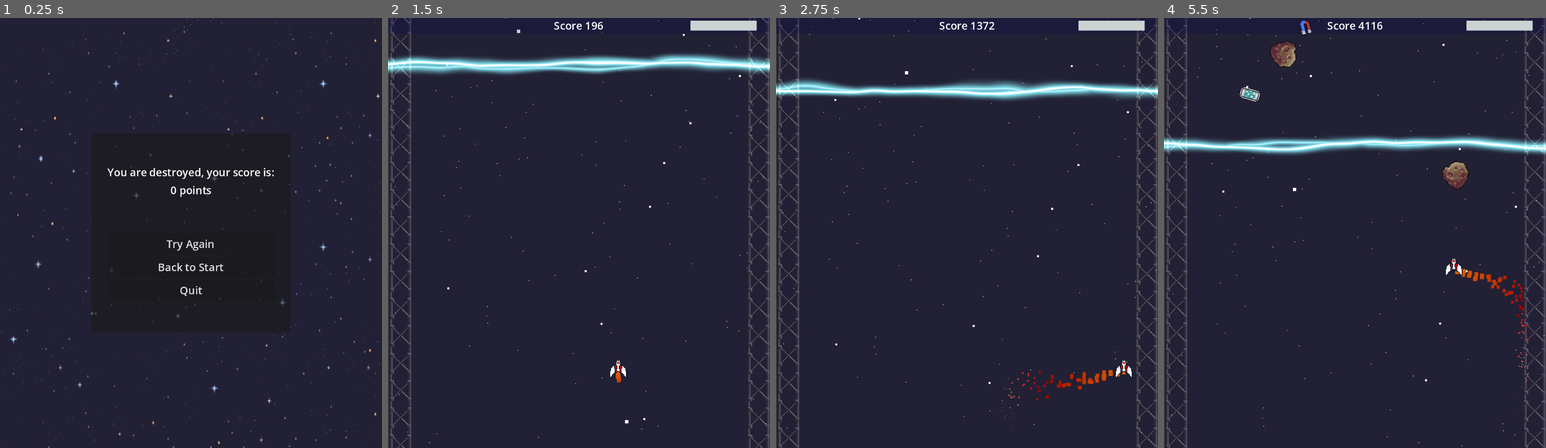
Above: before the commit, frames 1-4 (left to right).
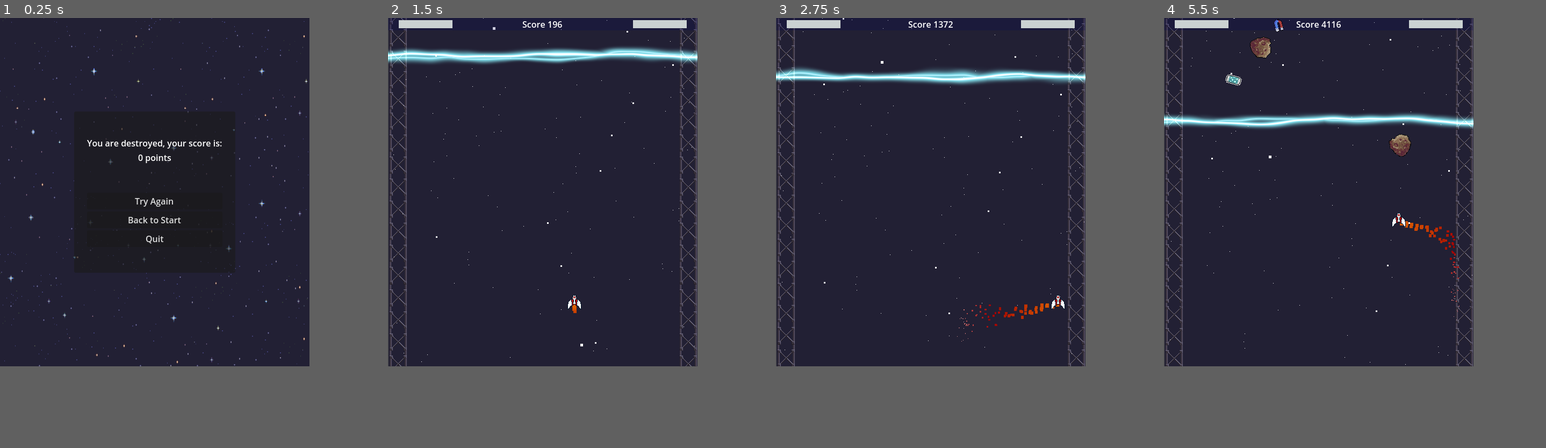
Above: after the commit, the same moments.

Repository: markusweiss/LudumDare54
Game: Godot game, scene res://Scenes/Death/death.tscn
Two runs of this game, one before a commit and one after it. Both use one fixed random seed, a clock stepped at 60 frames per second and the inputs below. This scene is started directly instead of the project's main scene. Sound files missing from this copy of the repository are replaced by a short silence.
Inputs:
- Up to frame 1 (0.25 s): no input
- Up to frame 2 (1.5 s): click "Back to Start" at 0.5 s; click "Start Game" at 1.25 s
- Up to frame 3 (2.75 s): hold Right (move_right) from 2.03 s (still down); hold Space (emp) from 2.03 s (still down)
- Up to frame 4 (5.5 s): release Right (move_right) at 2.78 s; release Space (emp) at 2.78 s; hold Down (move_down) 2.78-3.53 s; tap Space (emp) at 2.85, 4.35 s; hold Right (move_right) 3.53-4.28 s; hold Space (emp) 3.53-4.28 s; hold Up (move_up) 4.28-5.03 s; hold Left (move_left) from 5.03 s (still down); hold Space (emp) from 5.03 s (still down)
In our replay, the window is 711x800 before the commit and 576x648 after it. These sizes can differ from the game's own. Grey fills any space a smaller window leaves; there, only what the larger window draws over its background counts as a difference.

The runs differ from the first frame. In frame 1, 2.5% of the frame differs, in the area x 0-100%, y 0-100%; in frame 2, 10%; in frame 3, 11%; in frame 4, 12%.

Commit message:
do final stuff

Diff:
--- a/Scenes/Death/death.gd
+++ b/Scenes/Death/death.gd
@@ -2,6 +2,7 @@
 
 func _ready():
 	Global.empPower = 0
+	Global.empMegaBeam = 0
 	%Score.text = str(Global.scoreTogether) + " points"
 	if Global.scoreTogether > Global.highScore:
 		Global.highScore =Global.scoreTogether
--- a/Scenes/Explosion/explosion.gd
+++ b/Scenes/Explosion/explosion.gd
@@ -21,7 +21,8 @@
 
 
 func _input(event):
-	if event.is_action_pressed("emp") && Global.empPower >= 5 && !shader_active:
+
+	if event.is_action_pressed("emp") && (Global.empPower >= 5 || Global.empMegaBeam >= Global.empMegaBeamWin) && !shader_active:
 		self.material = shader_material
 		Global.magnet = true
 		Global.empPower = 0
@@ -29,6 +30,14 @@
 		activate_shader()
 		$"../Timer".start()  # Start the timer node to deactivate the shader after 1 second
 
+		if(Global.empMegaBeam >= Global.empMegaBeamWin):
+			Global.magnet = true
+			Global.empPower = 0
+			$"../Shoot".play()
+			activate_shader()
+			$"../Timer".start()
+			await get_tree().create_timer(1.5).timeout
+			get_tree().change_scene_to_file("res://Scenes/Win/win.tscn")
 
 func _on_timer_timeout():
 	stop_shader()
--- a/Scenes/Items/emp.gd
+++ b/Scenes/Items/emp.gd
@@ -20,6 +20,8 @@
 
 func _on_body_entered(body):
 	Global.empPower += 1
+	Global.empCapsules +=1
+	Global.empMegaBeam += 1
 	if (!soundPlayed):
 		$EMP.play()
 		soundPlayed = true
--- a/Scenes/Start/start.gd
+++ b/Scenes/Start/start.gd
@@ -1,9 +1,7 @@
 extends CanvasLayer
-
 
 func _ready():
 	%HighScore.text = str(Global.highScore) + " points"
-
 
 func _on_start_game_pressed():
 	get_tree().change_scene_to_file("res://Scenes/Main/main.tscn")
@@ -11,3 +9,7 @@
 
 func _on_quit_game_pressed():
 	get_tree().quit()
+
+
+func _on_back_to_start_pressed():
+	get_tree().change_scene_to_file("res://Scenes/Start/start.tscn")
--- a/Scenes/Start/start.tscn
+++ b/Scenes/Start/start.tscn
@@ -67,6 +67,10 @@
 Control with the arrow keys.
 
 If EMP energy is full press spacebar.
+[color=#fbf236]
+Load yellow mega beam to escape and win
+[/color]
+
 [/center]
 "
 fit_content = true
--- a/Scenes/UI/ui.gd
+++ b/Scenes/UI/ui.gd
@@ -16,3 +16,5 @@
 		$MarginContainer/MarginContainer/HBoxContainer/ScoreValue.text = str(Global.scoreTogether)
 
 		$MarginContainer/MarginContainer/EmpBar/ProgressBar.value = Global.empPower
+
+		$MarginContainer/MarginContainer/EmpMega/ProgressBar.value = Global.empMegaBeam
--- a/Scenes/UI/ui.tscn
+++ b/Scenes/UI/ui.tscn
@@ -1,9 +1,16 @@
-[gd_scene load_steps=4 format=3 uid="uid://cpg0tyu25sm64"]
+[gd_scene load_steps=5 format=3 uid="uid://cpg0tyu25sm64"]
 
 [ext_resource type="Script" path="res://Scenes/UI/ui.gd" id="1_3tejt"]
 
 [sub_resource type="StyleBoxFlat" id="StyleBoxFlat_a6n5q"]
 bg_color = Color(0.796078, 0.823529, 0.823529, 1)
+
+[sub_resource type="StyleBoxFlat" id="StyleBoxFlat_yd71p"]
+bg_color = Color(1, 0.360784, 0.0588235, 1)
+border_width_left = 1
+border_width_top = 1
+border_width_right = 1
+border_width_bottom = 1
 
 [sub_resource type="StyleBoxFlat" id="StyleBoxFlat_8jjmq"]
 bg_color = Color(0.258824, 0.580392, 0.6, 1)
@@ -28,6 +35,21 @@
 layout_mode = 2
 theme_override_constants/margin_left = 20
 theme_override_constants/margin_right = 20
+
+[node name="EmpMega" type="HBoxContainer" parent="MarginContainer/MarginContainer"]
+layout_mode = 2
+size_flags_horizontal = 0
+size_flags_vertical = 4
+
+[node name="ProgressBar" type="ProgressBar" parent="MarginContainer/MarginContainer/EmpMega"]
+custom_minimum_size = Vector2(100, 15)
+layout_mode = 2
+size_flags_horizontal = 0
+theme_override_styles/background = SubResource("StyleBoxFlat_a6n5q")
+theme_override_styles/fill = SubResource("StyleBoxFlat_yd71p")
+max_value = 25.0
+step = 1.0
+show_percentage = false
 
 [node name="HBoxContainer" type="HBoxContainer" parent="MarginContainer/MarginContainer"]
 layout_mode = 2
--- a/Scenes/Wall/wall.gd
+++ b/Scenes/Wall/wall.gd
@@ -29,9 +29,3 @@
 
 	if position.y >= 600:
 		Global.magnet=true
-
-#func _input(event):
-#	if event.is_action_pressed("emp") && Global.empPower >= 5:
-#		Global.magnet=true
-#		Global.empPower = 0
-#		$Shoot.play()
--- /dev/null
+++ b/Scenes/Win/WinnerWinner.gd
@@ -0,0 +1,11 @@
+extends RichTextLabel
+
+var original_y = position.y
+var amplitude = 20.0  # Die Höhe des Hüpfens
+var speed = 2.0      # Die Geschwindigkeit des Hüpfens
+var time_elapsed = 0.0
+
+func _process(_delta):
+	time_elapsed += _delta
+	var offset = amplitude * sin(speed * time_elapsed)
+	position.y = original_y + offset
--- /dev/null
+++ b/Scenes/Win/win.tscn
@@ -0,0 +1,98 @@
+[gd_scene load_steps=5 format=3 uid="uid://basljrecw71a5"]
+
+[ext_resource type="Script" path="res://Scenes/Start/start.gd" id="1_8gw35"]
+[ext_resource type="Texture2D" uid="uid://dxrypusta8p08" path="res://Scenes/Death/static_bg.png" id="2_748mc"]
+[ext_resource type="Script" path="res://Scenes/Win/WinnerWinner.gd" id="3_kvk40"]
+[ext_resource type="AudioStream" uid="uid://bcs5rxgm7ecxb" path="res://Sounds/BonusJansBossfight.mp3" id="3_xnxtk"]
+
+[node name="Win" type="CanvasLayer"]
+script = ExtResource("1_8gw35")
+
+[node name="Sprite2D" type="Sprite2D" parent="."]
+position = Vector2(287, 325)
+texture = ExtResource("2_748mc")
+
+[node name="VBoxContainer" type="VBoxContainer" parent="Sprite2D"]
+custom_minimum_size = Vector2(400, 0)
+anchors_preset = 8
+anchor_left = 0.5
+anchor_top = 0.5
+anchor_right = 0.5
+anchor_bottom = 0.5
+offset_left = -391.0
+offset_top = -528.0
+offset_right = -185.0
+offset_bottom = -120.0
+grow_horizontal = 2
+grow_vertical = 2
+size_flags_horizontal = 4
+size_flags_vertical = 4
+theme_override_constants/separation = 20
+
+[node name="header" type="PanelContainer" parent="Sprite2D/VBoxContainer"]
+layout_mode = 2
+
+[node name="Title" type="RichTextLabel" parent="Sprite2D/VBoxContainer/header"]
+layout_mode = 2
+bbcode_enabled = true
+text = "[center]
+Welcome to LudumDare54 -Limited Space
+[color=#ff00ff][font_size=24]MAGNETIC RESCUE[/font_size][/color]
+
+[center]"
+fit_content = true
+
+[node name="middle" type="PanelContainer" parent="Sprite2D/VBoxContainer"]
+layout_mode = 2
+
+[node name="VBoxContainer" type="VBoxContainer" parent="Sprite2D/VBoxContainer/middle"]
+layout_mode = 2
+
+[node name="WinnerWinner" type="RichTextLabel" parent="Sprite2D/VBoxContainer/middle/VBoxContainer"]
+layout_mode = 2
+bbcode_enabled = true
+text = "[center]
+
+[color=#fbf236][font_size=24]
+Congratulations You did it.
+[/font_size]
+The laser was destroyed and you escaped.
+[/color]
+
+[/center]
+"
+fit_content = true
+script = ExtResource("3_kvk40")
+
+[node name="bottom" type="PanelContainer" parent="Sprite2D/VBoxContainer"]
+layout_mode = 2
+size_flags_vertical = 0
+
+[node name="VBoxContainer" type="VBoxContainer" parent="Sprite2D/VBoxContainer/bottom"]
+layout_mode = 2
+size_flags_horizontal = 4
+size_flags_vertical = 4
+theme_override_constants/separation = 10
+
+[node name="StartGame" type="Button" parent="Sprite2D/VBoxContainer/bottom/VBoxContainer"]
+layout_mode = 2
+size_flags_vertical = 4
+text = "Start Game"
+
+[node name="BackToStart" type="Button" parent="Sprite2D/VBoxContainer/bottom/VBoxContainer"]
+layout_mode = 2
+size_flags_vertical = 4
+text = "Back to Start"
+
+[node name="QuitGame" type="Button" parent="Sprite2D/VBoxContainer/bottom/VBoxContainer"]
+layout_mode = 2
+text = "Quit Game"
+
+[node name="AudioStreamPlayer2D" type="AudioStreamPlayer2D" parent="."]
+stream = ExtResource("3_xnxtk")
+volume_db = 4.216
+autoplay = true
+
+[connection signal="pressed" from="Sprite2D/VBoxContainer/bottom/VBoxContainer/StartGame" to="." method="_on_start_game_pressed" flags=18]
+[connection signal="pressed" from="Sprite2D/VBoxContainer/bottom/VBoxContainer/BackToStart" to="." method="_on_back_to_start_pressed"]
+[connection signal="pressed" from="Sprite2D/VBoxContainer/bottom/VBoxContainer/QuitGame" to="." method="_on_quit_game_pressed" flags=18]
--- a/global.gd
+++ b/global.gd
@@ -6,3 +6,6 @@
 var scoreTogether = 0
 var highScore = 0
 var empPower = 0
+var empCapsules = 0
+var empMegaBeam = 0
+var empMegaBeamWin = 25
--- a/project.godot
+++ b/project.godot
@@ -21,9 +21,8 @@
 
 [display]
 
-window/size/viewport_height=1296
+window/size/viewport_width=576
 window/size/resizable=false
-window/stretch/scale=2.0
 window/handheld/orientation=1
 
 [input]
Not shown, added: Sounds/BonusJansBossfight.mp3.import
Binary file removed: html/index.apple-touch-icon.png
Not shown, removed: html/index.apple-touch-icon.png.import
Binary file removed: html/index.icon.png
Not shown, removed: html/index.icon.png.import
Binary file removed: html/index.png
Not shown, removed: html/index.png.import
Not shown, added: Sounds/BonusJansBossfight.mp3
Not shown, changed: html.zip
Not shown, removed: html/index.audio.worklet.js
Not shown, removed: html/index.html
Not shown, removed: html/index.js
(and 3 more such lines)
